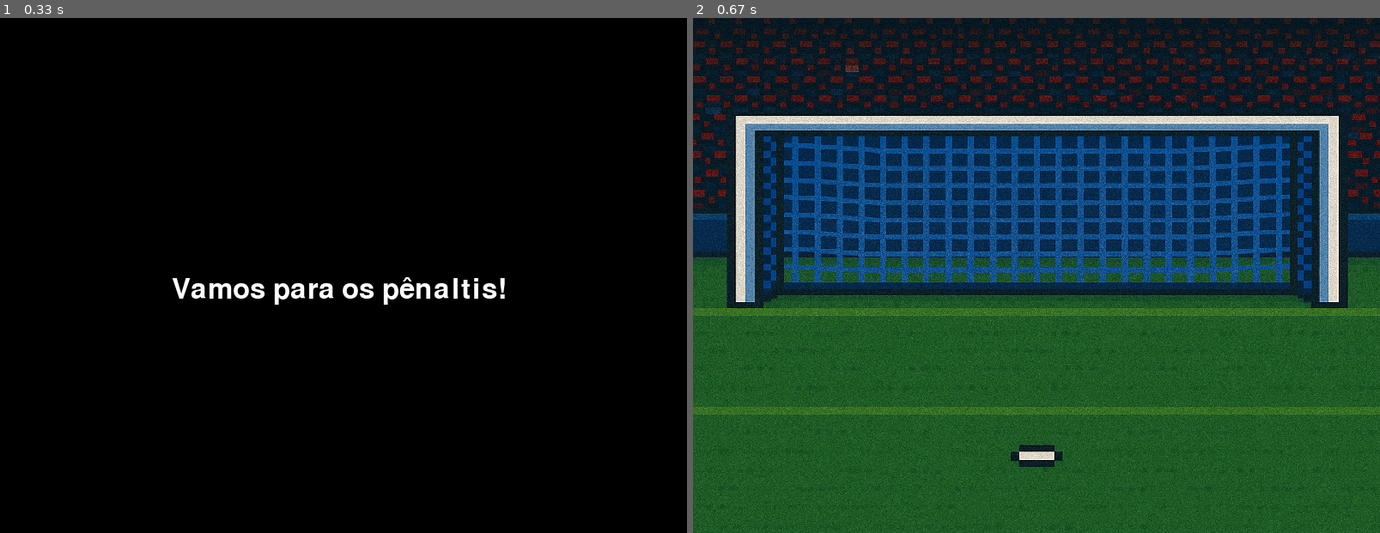
Above: before the commit, frames 1-2 (left to right).
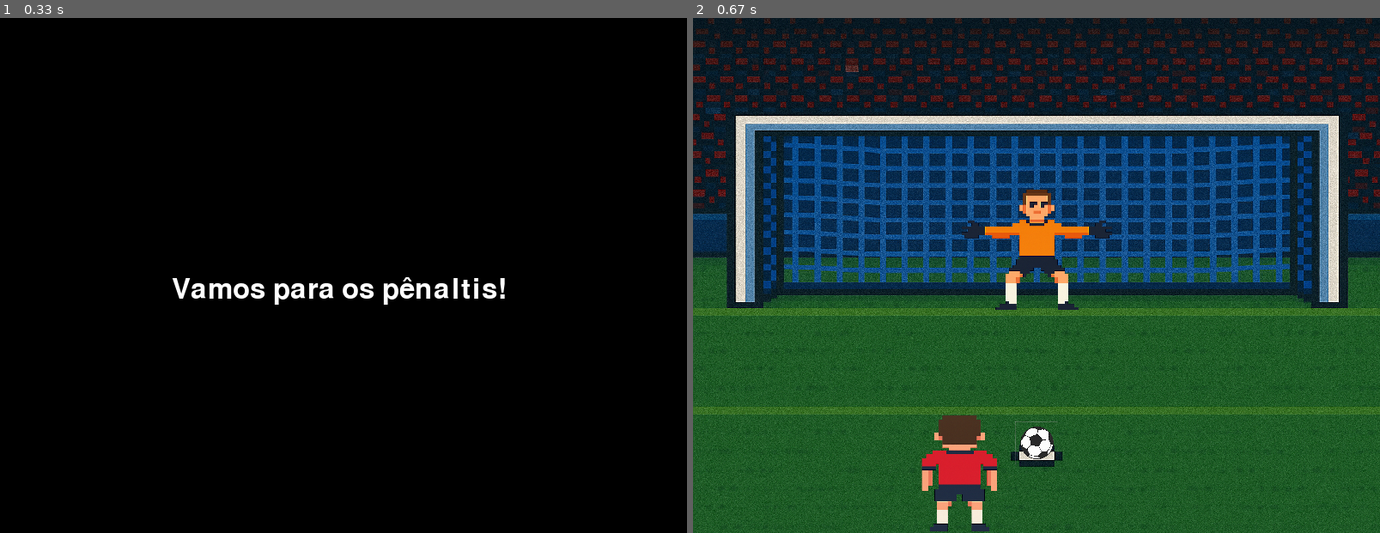
Above: after the commit, the same moments.

Repository: FredericoAyres/py-game
Game: pygame game, started from jogo.py
The game is run twice, just before and just after one commit, with the same random seed, the same clock (stepped at 60 frames per second) and the same inputs.
Inputs:
- Up to frame 1 (0.33 s): no input
- Up to frame 2 (0.67 s): tap Enter at 0.33 s

Frame 1 is identical in both runs. In frame 2, 3.2% of the frame differs, in the area x 33-61%, y 33-100%.

Commit message:
imagens prontas

Diff:
--- a/jogo_rodando.py
+++ b/jogo_rodando.py
@@ -1,11 +1,18 @@
 import pygame
-from config import INIT, QUIT, GAME
+from config import INIT, QUIT, GAME, GAME_OVER
 
 def jogo_rodando(window):
     running = True
     clock = pygame.time.Clock()
-    image = pygame.image.load('assets/img/Gol_DesSoft.png').convert_alpha()
-    image = pygame.transform.scale(image,(800, 600))
+    image_fundo = pygame.image.load('assets/img/Gol_DesSoft.png').convert_alpha()
+    image_fundo = pygame.transform.scale(image_fundo,(800, 600))
+    image_goleiro = pygame.image.load('assets/img/Goleiro_DesSoft.png').convert_alpha()
+    image_goleiro = pygame.transform.scale(image_goleiro,(200, 175))
+    image_jogador = pygame.image.load('assets/img/Jogador_DesSoft.png').convert_alpha()
+    image_jogador = pygame.transform.scale(image_jogador,(180, 160))
+    image_bola = pygame.image.load('assets/img/Bola_DesSoft.png').convert_alpha()
+    image_bola = pygame.transform.scale(image_bola,(50, 50))
+
     while running:
         clock.tick(60)
 
@@ -15,7 +22,11 @@
                 running = False
                 estado = QUIT
 
-        window.blit(image, (0, 0))
+        window.blit(image_fundo, (0, 0))
+        window.blit(image_goleiro, (300, 180))
+        window.blit(image_jogador, (220, 450))
+        window.blit(image_bola, (375, 470))
+
 
         pygame.display.flip()
         pygame.display.update()
--- a/tela_inicial.py
+++ b/tela_inicial.py
@@ -1,5 +1,5 @@
 import pygame
-from config import INIT, QUIT, GAME
+from config import INIT, QUIT, GAME, GAME_OVER
 
 def tela_inicial(window):
     running = True
